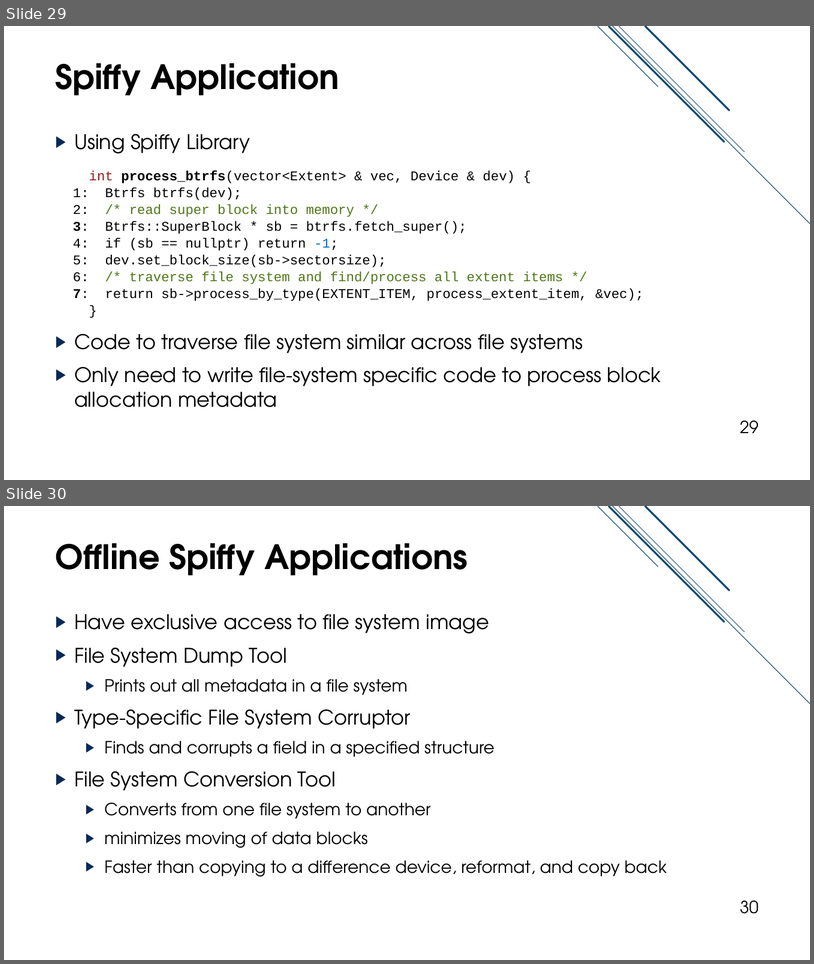
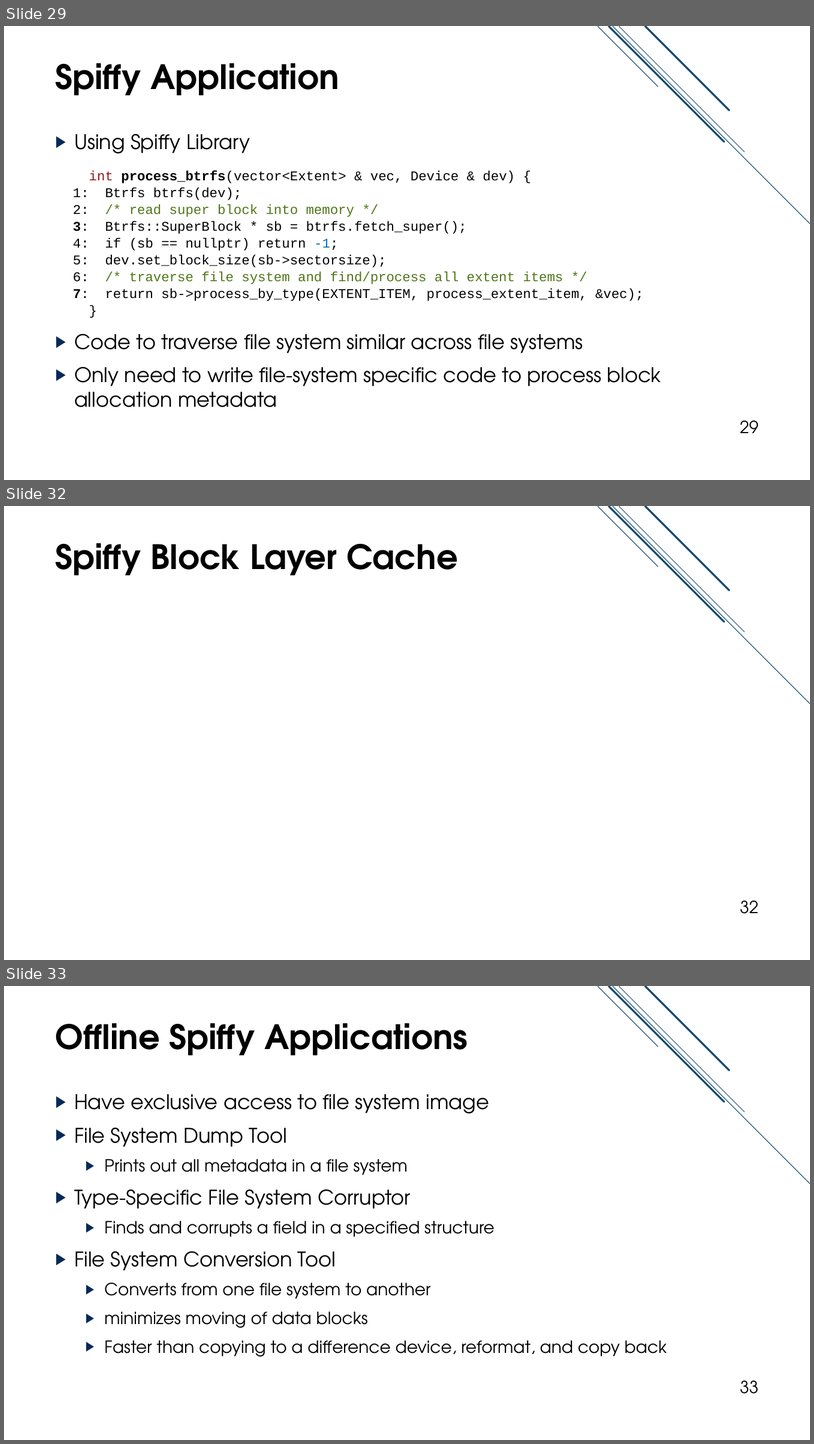
Before and after one commit to jacksun007/spiffy-paper, a slide deck: talk/spiffy_talk.pptx. Shown one above the other, each under a label of ours: slides 29 and 30 before the commit, slides 29, 32 and 33 after it; the slides between them are not shown. The pictures are 814x964 and 814x1444 pixels, drawn with LibreOffice and Linux fonts; fonts in the diff are those of the drawing. Boxes give left, top, right and bottom in pixels: in the first picture for what was removed or moved away, otherwise in the second. Text is boxed around its words. In the diff, an @@ line names an element or a change of style, - is before the commit and + after.

```diff
--- a/talk/spiffy_talk.pptx
+++ b/talk/spiffy_talk.pptx
@@ slide 32 added at <box>4,506,810,960</box>, background #FFFFFF; not listed: 5 template elements that a slide beside it also shows @@
@@ title added at <box>56,543,458,576</box>, 40 pt, text #000000, bold @@
+Spiffy Block Layer Cache
@@ page number added at <box>740,900,759,913</box>, 20 pt, text #000000 @@
+32
@@ what was slide 30 is now slide 33 @@
@@ page number at <box>740,1380,759,1393</box>: text changed @@
-30
+33
```
Also in this commit, not shown: 5 slides changed, 2 other slides added, 1 other file.
